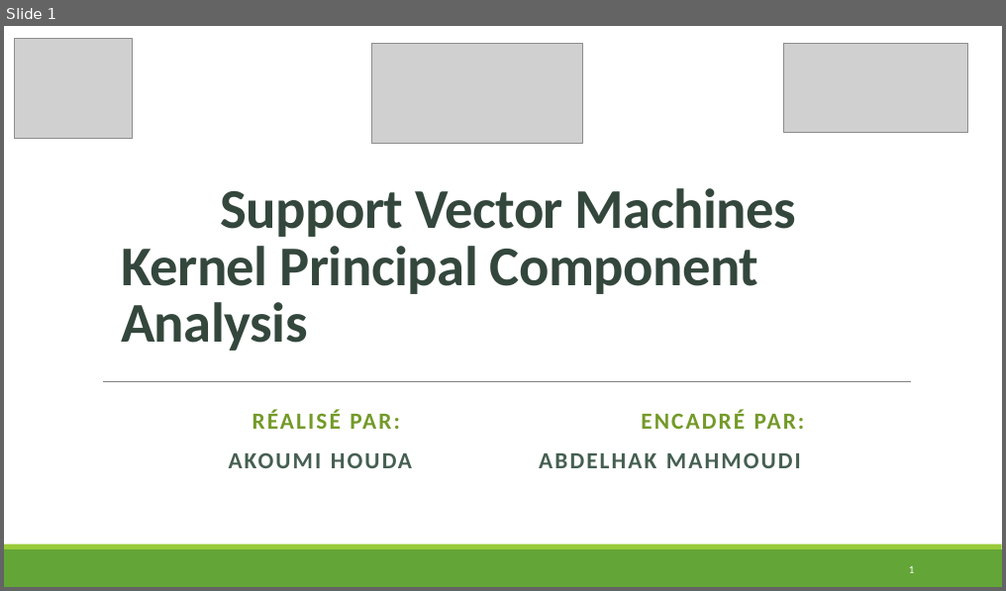
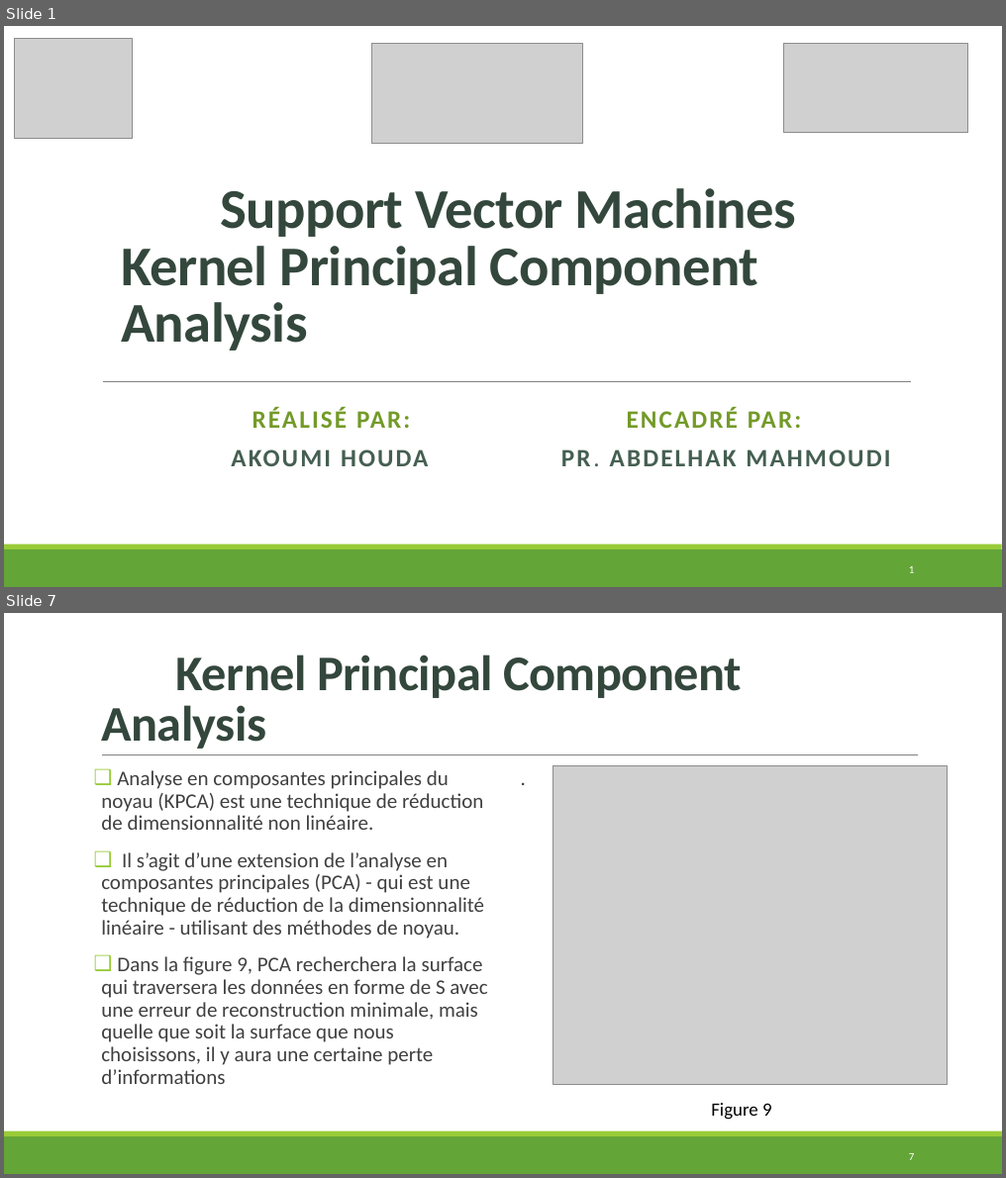
Before and after one commit to HOU-D/Machine-learning-project-, a slide deck: ML_AKOUMI HOUDA.pptx. Shown one above the other, each under a label of ours: slide 1 before the commit, slides 1 and 7 after it; the slides between them are not shown. The pictures are 1006x591 and 1006x1178 pixels, drawn with LibreOffice and Linux fonts; fonts in the diff are those of the drawing; grey boxes stand for pictures. Boxes give left, top, right and bottom in pixels: in the first picture for what was removed or moved away, otherwise in the second. Text is boxed around its words. In the diff, an @@ line names an element or a change of style, - is before the commit and + after.

```diff
--- a/ML_AKOUMI HOUDA.pptx
+++ b/ML_AKOUMI HOUDA.pptx
@@ slide 7 added at <box>4,613,1002,1174</box>, background #FFFFFF; not listed: 2 template elements that a slide beside it also shows @@
@@ title added at <box>101,655,742,749</box>, 48 pt, text #34473D, bold @@
+Kernel Principal Component Analysis
@@ line added from (102, 756) to (918, 756), #808080 0.5 pt @@
@@ text added at <box>101,770,487,1084</box>, 20 pt, text #404040 @@
+❑ Analyse en composantes principales du noyau (KPCA) est une technique de réduction de dimensionnalité non linéaire.
+❑ Il s’agit d’une extension de l’analyse en composantes principales (PCA) - qui est une technique de réduction de la dimensionnalité linéaire - utilisant des méthodes de noyau.
+❑ Dans la figure 9, PCA recherchera la surface qui traversera les données en forme de S avec une erreur de reconstruction minimale, mais quelle que soit la surface que nous choisissons, il y aura une certaine perte d’informations
@@ text added at <box>513,764,918,1093</box>, 20 pt, text #404040 @@
+  .
@@ picture added at <box>552,765,946,1084</box> @@
@@ text added at <box>711,1103,772,1120</box>, 18 pt, text #000000 @@
+Figure 9
@@ page number added at <box>909,1154,915,1160</box>, 10.5 pt, text #FFFFFF @@
+7
@@ slide 1 changed as well @@
@@ subtitle at <box>252,408,801,428</box>: size 22.2 to 24 pt in "RÉALISÉ PAR: ENCADRÉ PAR:"; line spacing 0.9 to 0.8 @@
@@ subtitle at <box>231,450,890,467</box>: text changed; size 22.2 to 24 pt @@
-AKOUMI HOUDA ABDELHAK MAHMOUDI
+AKOUMI HOUDA PR. ABDELHAK MAHMOUDI
```
Also in this commit, not shown: 3 other slides changed, 5 other slides added, 6 slides removed.
